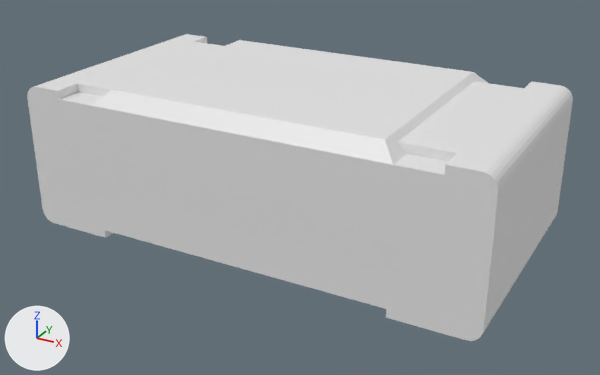
A saved change to the Blender file Resistors/Fixed Value/0402/MCWR04X3093FTL.blend.
One viewpoint serves both versions: a camera (50 mm lens) standing at (0.898, -1.627, 0.908) and looking at (0.018, -0.027, 0.108). Lighting does not change. The marker at lower left points along +X, +Y and +Z.

Before the edit, the objects in view are built like this:
```python
mat_black_plastic = bpy.data.materials.new('Black Plastic')
mat_metal = bpy.data.materials.new('Metal')
mat_white_ceramic = bpy.data.materials.new('White Ceramic')
me_mcwr04x3093ftl = bpy.data.meshes.new('MCWR04X3093FTL')
me_mcwr04x3093ftl.from_pydata(...)  # 152 vertices, 378 faces; spans x -0.561..0.561, y -0.297..0.297, z 0.0..0.363
# faces by material slot: [22, 10, 346]
me_mcwr04x3093ftl.materials.append(mat_white_ceramic)
me_mcwr04x3093ftl.materials.append(mat_black_plastic)
me_mcwr04x3093ftl.materials.append(mat_metal)
ob_mcwr04x3093ftl = bpy.data.objects.new('MCWR04X3093FTL', me_mcwr04x3093ftl)
ob_mcwr04x3093ftl.location = (0.0, 0.0, 0.0)
```
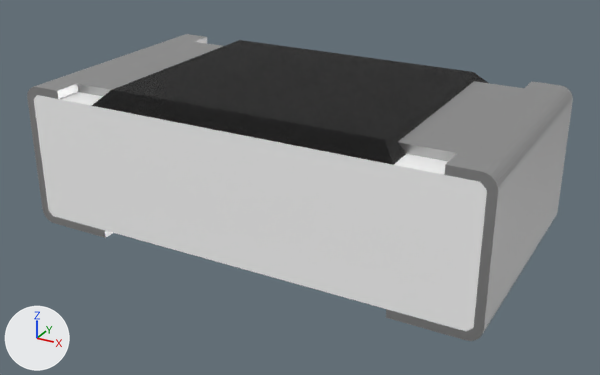
Changed parts and their boxes (x1, y1, x2, y2) in the pictures (600 x 375 px):
'MCWR04X3093FTL', recoloured: (27, 34, 573, 341) in both

The change, as a diff of the scene's bpy script:
```diff
--- a/Resistors/Fixed Value/0402/MCWR04X3093FTL.blend.py
+++ b/Resistors/Fixed Value/0402/MCWR04X3093FTL.blend.py
@@ ng_metallic @@
+ng_metallic = bpy.data.node_groups.new('Metallic', 'ShaderNodeTree')
+# nodes: BsdfPrincipled
+# colours: light grey #cacaca
@@ ng_plastic @@
+ng_plastic = bpy.data.node_groups.new('Plastic', 'ShaderNodeTree')
+# nodes: BsdfPrincipled, TexNoise
+# colours: black #191919
@@ ng_ceramic @@
+ng_ceramic = bpy.data.node_groups.new('Ceramic', 'ShaderNodeTree')
+# nodes: BsdfPrincipled
+# colours: white #ffffff
@@ mat_white_ceramic @@
 mat_white_ceramic = bpy.data.materials.new('White Ceramic')
+mat_white_ceramic.use_nodes = True; mat_white_ceramic.node_tree.nodes.clear()
+_N = mat_white_ceramic.node_tree.nodes; _L = mat_white_ceramic.node_tree.links
+n0 = _N.new('ShaderNodeOutputMaterial'); n0.name = 'Material Output'
+n1 = _N.new('ShaderNodeGroup'); n1.name = 'Ceramic'
+n1.node_tree = ng_ceramic
+n1.inputs[0].default_value = (1.0, 1.0, 1.0, 1.0)  # 'Base Color', white #ffffff
+_L.new(n1.outputs[0], n0.inputs[0])  # 'Surface' to 'Surface'
@@ mat_black_plastic @@
 mat_black_plastic = bpy.data.materials.new('Black Plastic')
+mat_black_plastic.use_nodes = True; mat_black_plastic.node_tree.nodes.clear()
+_N = mat_black_plastic.node_tree.nodes; _L = mat_black_plastic.node_tree.links
+n0 = _N.new('ShaderNodeOutputMaterial'); n0.name = 'Material Output'
+n1 = _N.new('ShaderNodeGroup'); n1.name = 'Group'
+n1.node_tree = ng_plastic
+n1.inputs[0].default_value = (0.00972, 0.00972, 0.00972, 1.0)  # 'Color', black #191919
+n2 = _N.new('ShaderNodeDisplacement'); n2.name = 'Displacement'
+n2.inputs[1].default_value = 0.0  # 'Midlevel'
+n2.inputs[2].default_value = 0.1  # 'Scale'
+_L.new(n1.outputs[0], n0.inputs[0])  # 'Shader' to 'Surface'
+_L.new(n1.outputs[1], n2.inputs[0])  # 'Displacement' to 'Height'
+_L.new(n2.outputs[0], n0.inputs[2])  # 'Displacement' to 'Displacement'
@@ mat_metal @@
 mat_metal = bpy.data.materials.new('Metal')
+mat_metal.use_nodes = True; mat_metal.node_tree.nodes.clear()
+_N = mat_metal.node_tree.nodes; _L = mat_metal.node_tree.links
+n0 = _N.new('ShaderNodeOutputMaterial'); n0.name = 'Material Output'
+n1 = _N.new('ShaderNodeGroup'); n1.name = 'Metallic'
+n1.node_tree = ng_metallic
+n1.inputs[0].default_value = (0.591, 0.591, 0.591, 1.0)  # 'Base Color', light grey #cacaca
+_L.new(n1.outputs[0], n0.inputs[0])  # 'BSDF' to 'Surface'
```
